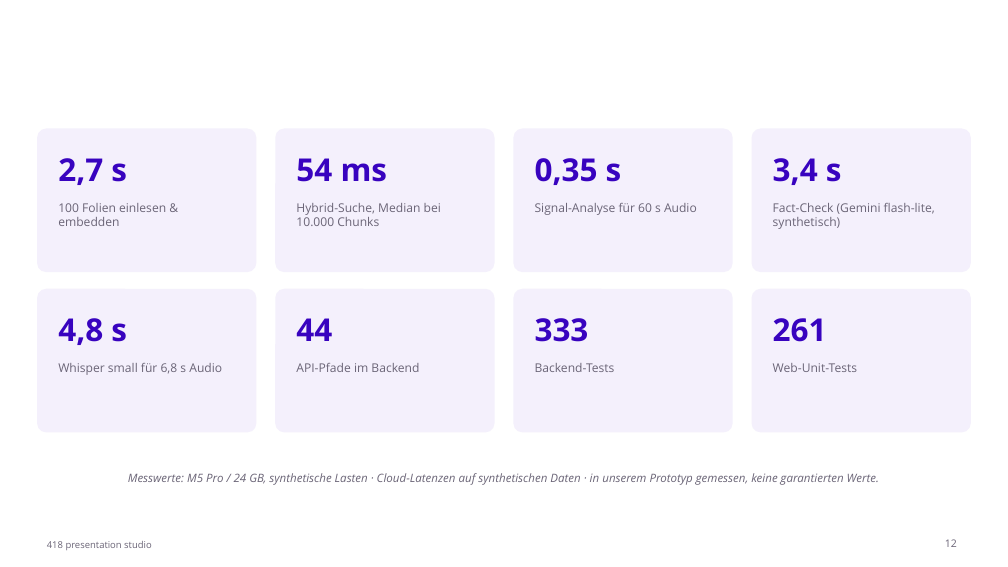
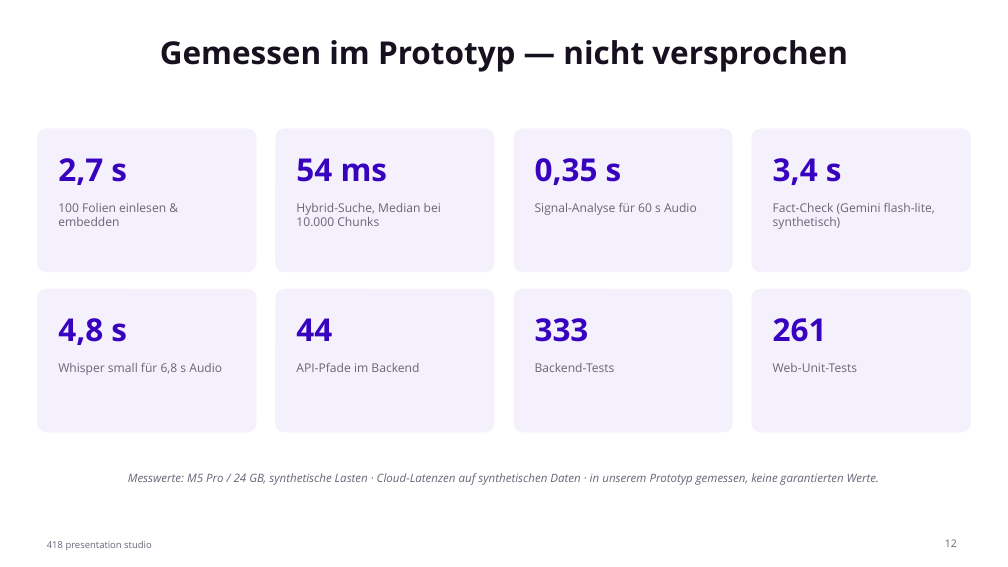
Before and after one commit to johannes3502/hackathon-fulda, a slide deck: slide 12 of pitch/PitchPractice-Pitch.pptx. Drawn at 1008x567 pixels with LibreOffice and Linux fonts; fonts in the diff are those of the drawing. Boxes give left, top, right and bottom in pixels: in the first picture for what was removed or moved away, otherwise in the second. Text is boxed around its words. In the diff, an @@ line names an element or a change of style, - is before the commit and + after.

```diff
--- a/pitch/PitchPractice-Pitch.pptx
+++ b/pitch/PitchPractice-Pitch.pptx
@@ title added at (160,40,848,72), 30 pt, text #17111F, bold @@
+Gemessen im Prototyp — nicht versprochen
```
Also in this commit, not shown: 9 other slides changed, 13 other files.
